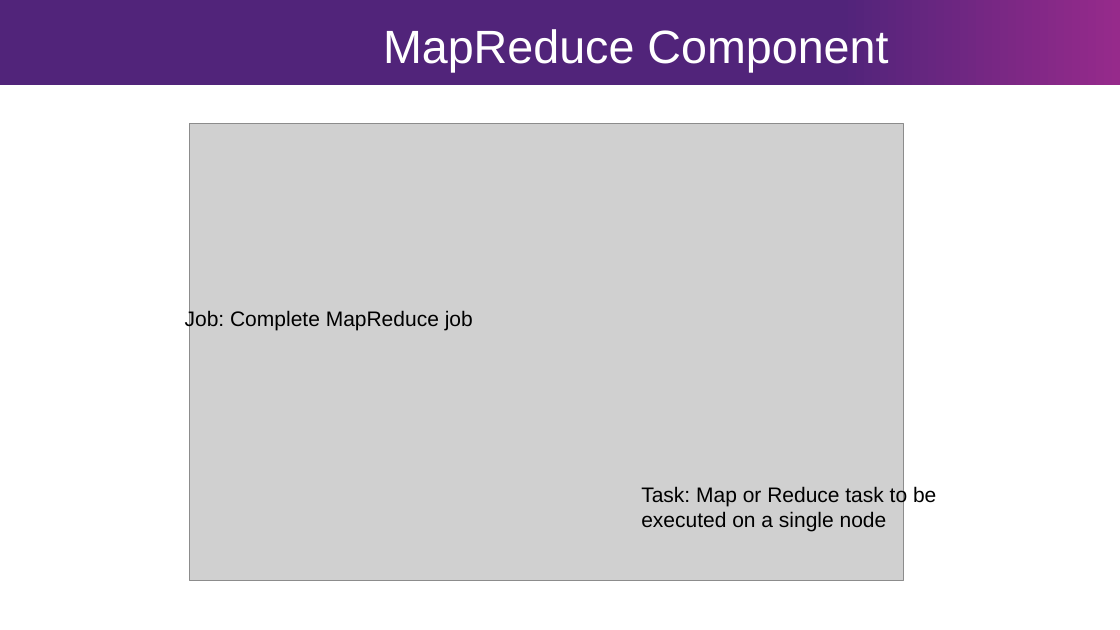
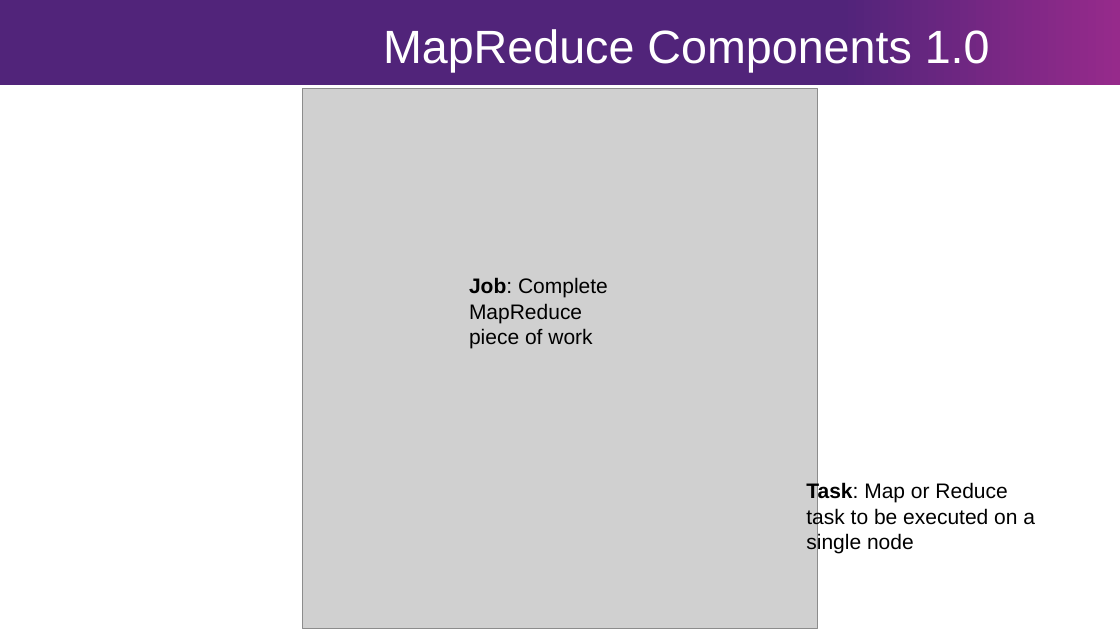
Before and after one commit to bhq12/hadoop-architecture-notes, a slide deck: slide 8 of hadoop-architecture-brook-queree.pptx (slide 9 before the commit). Drawn at 1120x630 pixels with LibreOffice and Linux fonts; fonts in the diff are those of the drawing; grey boxes stand for pictures; background and template pictures are left out. Boxes give left, top, right and bottom in pixels: in the first picture for what was removed or moved away, otherwise in the second. Text is boxed around its words. In the diff, an @@ line names an element or a change of style, - is before the commit and + after.

```diff
--- a/hadoop-architecture-brook-queree.pptx
+++ b/hadoop-architecture-brook-queree.pptx
@@ text at bbox=[383, 29, 990, 73]: text changed @@
-MapReduce Component
+MapReduce Components 1.0
@@ picture: place and size @@
-picture at bbox=[190, 124, 904, 581]
+picture at bbox=[302, 89, 818, 629]
@@ text at bbox=[469, 277, 608, 348]: text changed @@
-Job: Complete MapReduce job
+Job: Complete MapReduce piece of work
@@ text "Task: Map or Reduce task ...": place and size @@
-text "Task: Map or Reduce task ..." at bbox=[641, 485, 936, 531]
+text "Task: Map or Reduce task ..." at bbox=[806, 482, 1035, 553]
@@ text "Task: Map or Reduce task ..." at bbox=[806, 482, 1035, 553]: bold on in "Task:" @@
```
Also in this commit, not shown: 7 other slides changed, 4 slides added, 3 slides removed, 16 other files.
